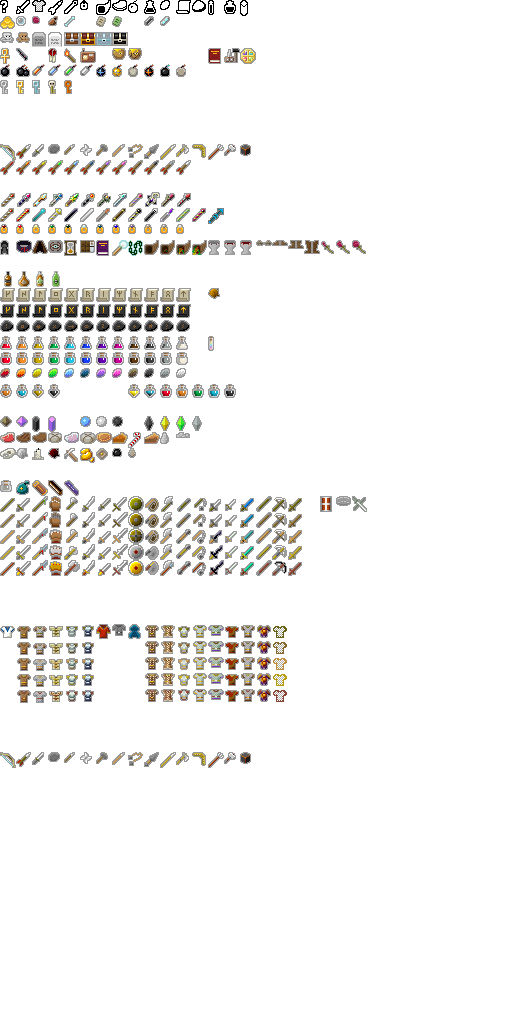
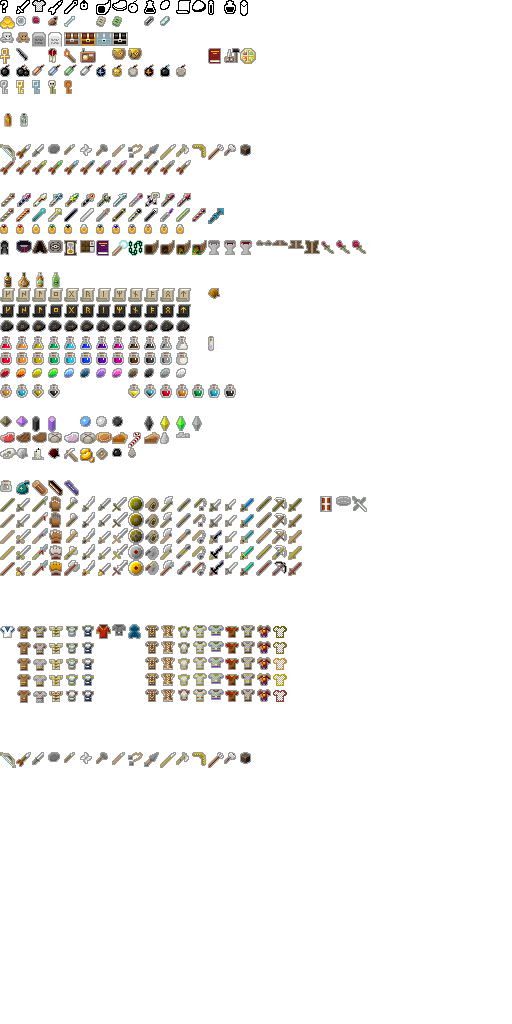
Before/after of a (512, 1024) layered artwork. What changed in the layer stack:
painted on "items.png" over [4, 113, 60, 288]
